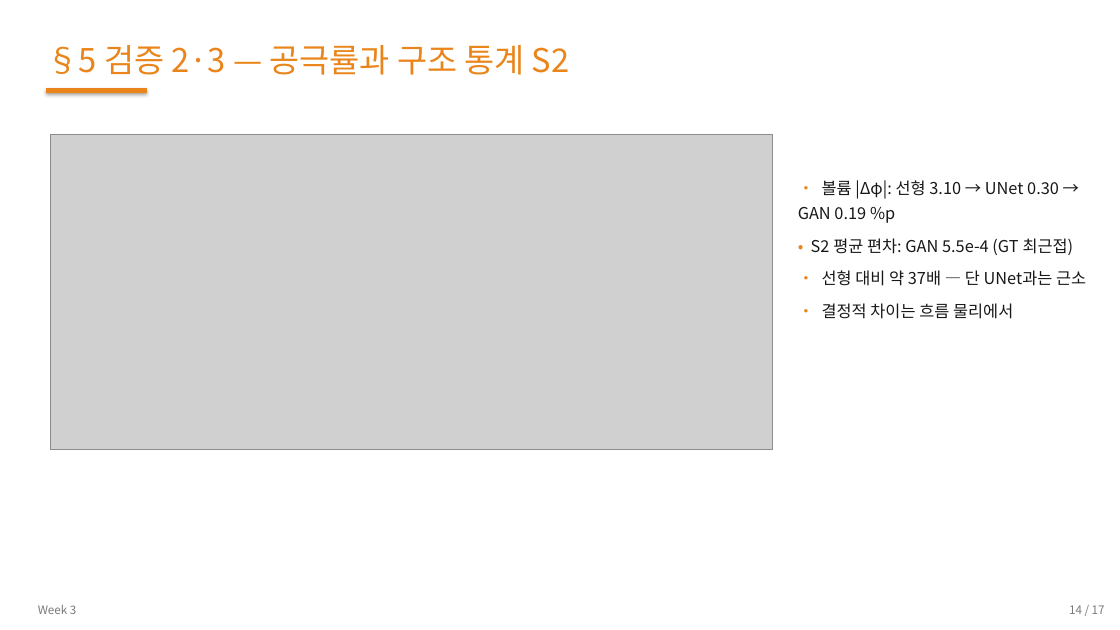
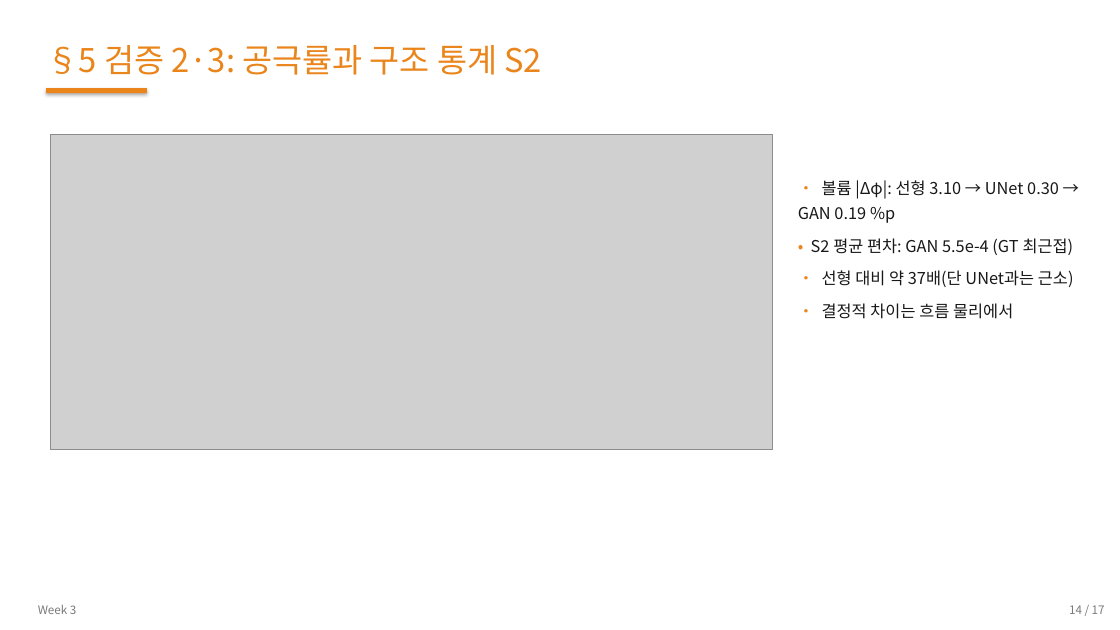
Before and after one commit to 01willy/Digital_rock_DL_Education, a slide deck: slide 14 of web/downloads/shared/w3/W3.pptx. Drawn at 1120x630 pixels with LibreOffice and Linux fonts; fonts in the diff are those of the drawing; grey boxes stand for pictures. Boxes give left, top, right and bottom in pixels: in the first picture for what was removed or moved away, otherwise in the second. Text is boxed around its words. In the diff, an @@ line names an element or a change of style, - is before the commit and + after.

```diff
--- a/web/downloads/shared/w3/W3.pptx
+++ b/web/downloads/shared/w3/W3.pptx
@@ text at (x1=46, y1=45, x2=542, y2=75): text changed @@
-§5 검증 2·3 — 공극률과 구조 통계 S2
+§5 검증 2·3: 공극률과 구조 통계 S2
@@ text at (x1=822, y1=270, x2=1074, y2=287): text changed @@
-• 선형 대비 약 37배 — 단 UNet과는 근소
+• 선형 대비 약 37배(단 UNet과는 근소)
```
Also in this commit, not shown: 14 other slides changed, 25 other files.
